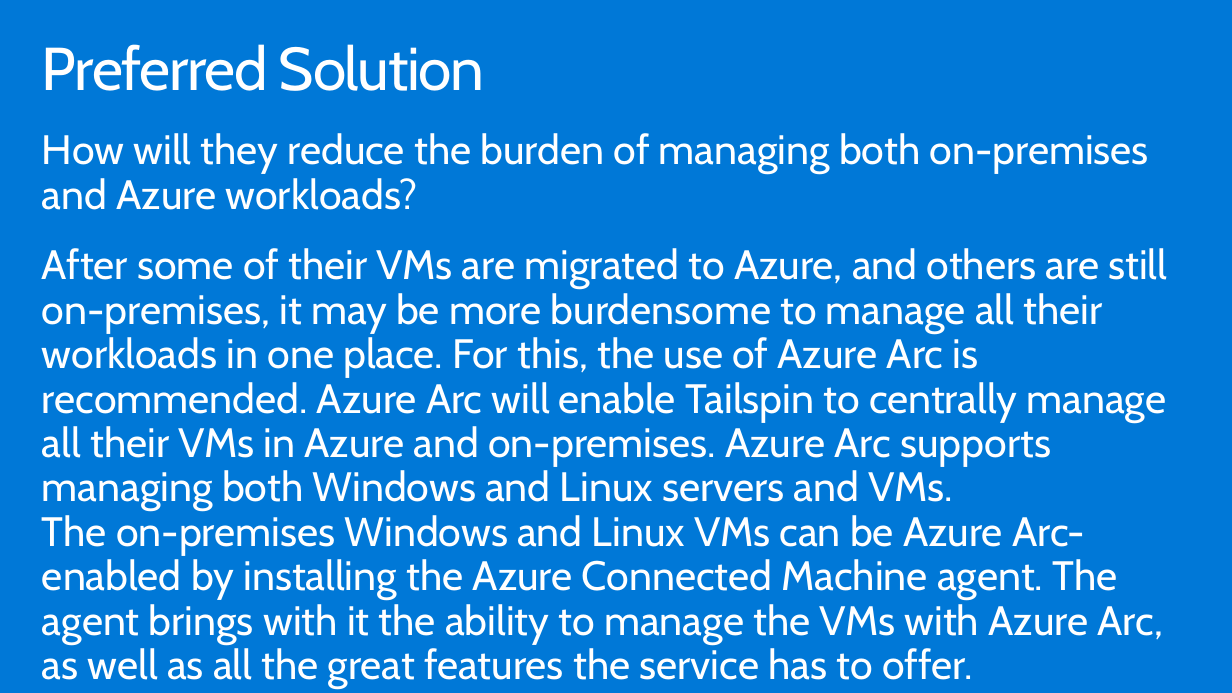
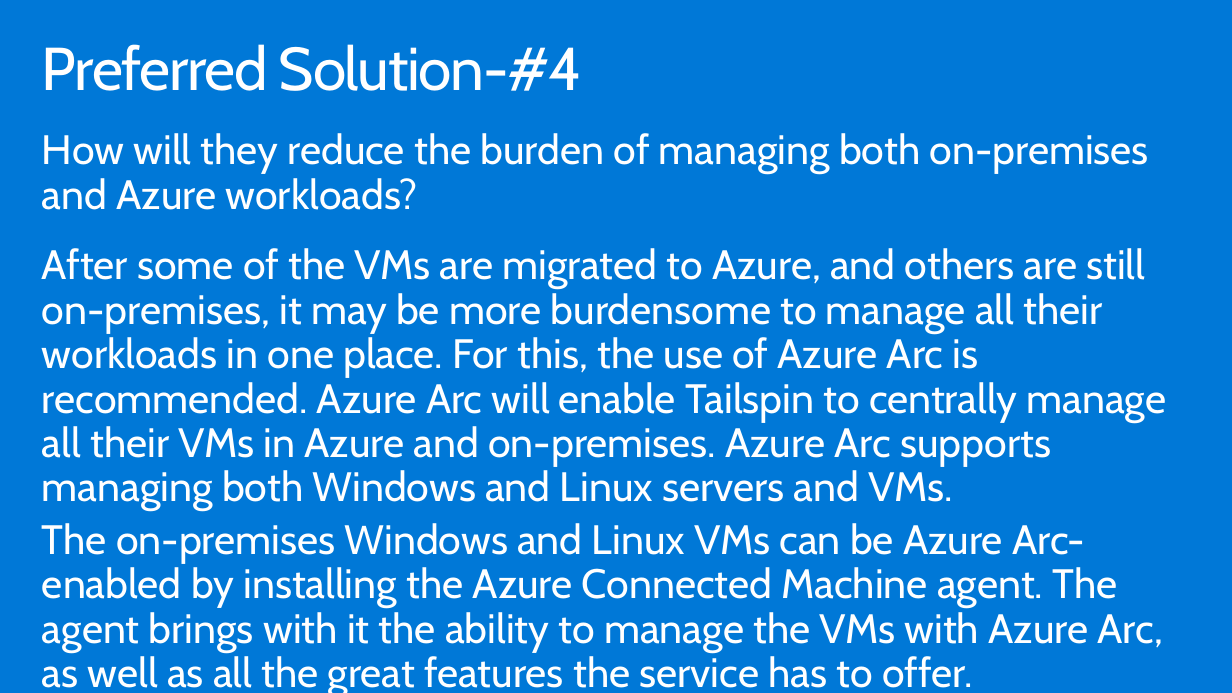
Before and after one commit to solliancenet/-Building-the-business-migration-case-with-Windows-Server-and-SQL-Server, a slide deck: slide 19 of Whiteboard design session/WDS trainer presentation - Building the business migration case with Windows Server and SQL Server.pptx (slide 18 before the commit). Drawn at 1232x693 pixels with LibreOffice and Linux fonts; fonts in the diff are those of the drawing. Boxes give left, top, right and bottom in pixels: in the first picture for what was removed or moved away, otherwise in the second. Text is boxed around its words. In the diff, an @@ line names an element or a change of style, - is before the commit and + after.

```diff
--- a/Whiteboard design session/WDS trainer presentation - Building the business migration case with Windows Server and SQL Server.pptx
+++ b/Whiteboard design session/WDS trainer presentation - Building the business migration case with Windows Server and SQL Server.pptx
@@ title at [42, 44, 583, 91]: text changed @@
-Preferred Solution
+Preferred Solution-#4
@@ text at [42, 248, 1167, 693]: text changed @@
-After some of their VMs are migrated to Azure, and others are still on-premises, it may be more burdensome to manage all their workloads in one place. For this, the use of Azure Arc is recommended. Azure Arc will enable Tailspin to centrally manage all their VMs in Azure and on-premises. Azure Arc supports managing both Windows and Linux servers and VMs.
-The on-premises Windows and Linux VMs can be Azure Arc-enabled by installing the Azure Connected Machine agent. The agent brings with it the ability to manage the VMs with Azure Arc, as well as all the great features the service has to offer.
+After some of the VMs are migrated to Azure, and others are still on-premises, it may be more burdensome to manage all their workloads in one place. For this, the use of Azure Arc is recommended. Azure Arc will enable Tailspin to centrally manage all their VMs in Azure and on-premises. Azure Arc supports managing both Windows and Linux servers and VMs.
+The on-premises Windows and Linux VMs can be Azure Arc-enabled by installing the Azure Connected Machine agent. The agent brings with it the ability to manage the VMs with Azure Arc, as well as all the great features the service has to offer.
```
Also in this commit, not shown: 17 other slides changed, 3 slides added, 1 other file.
